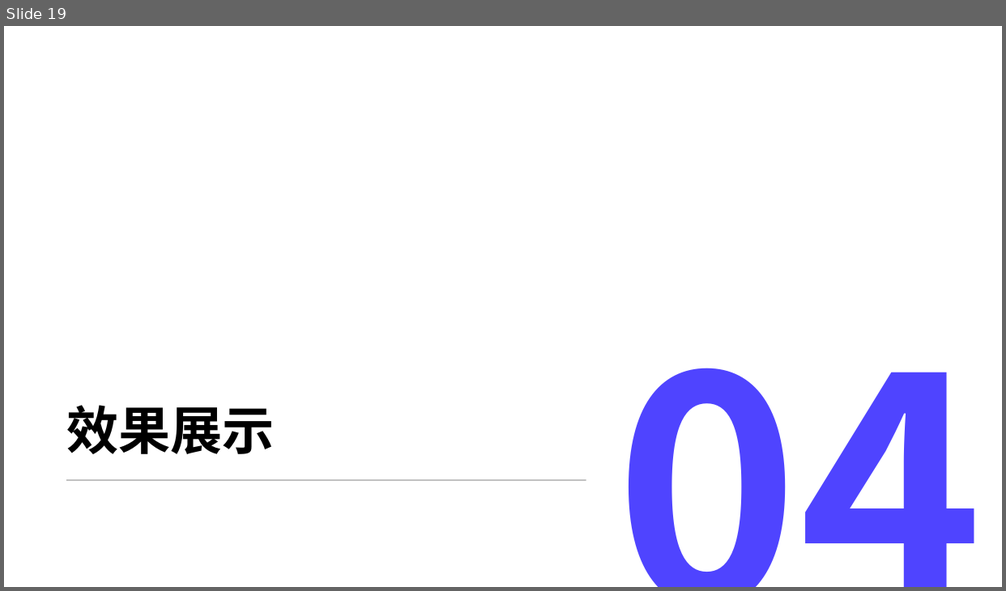
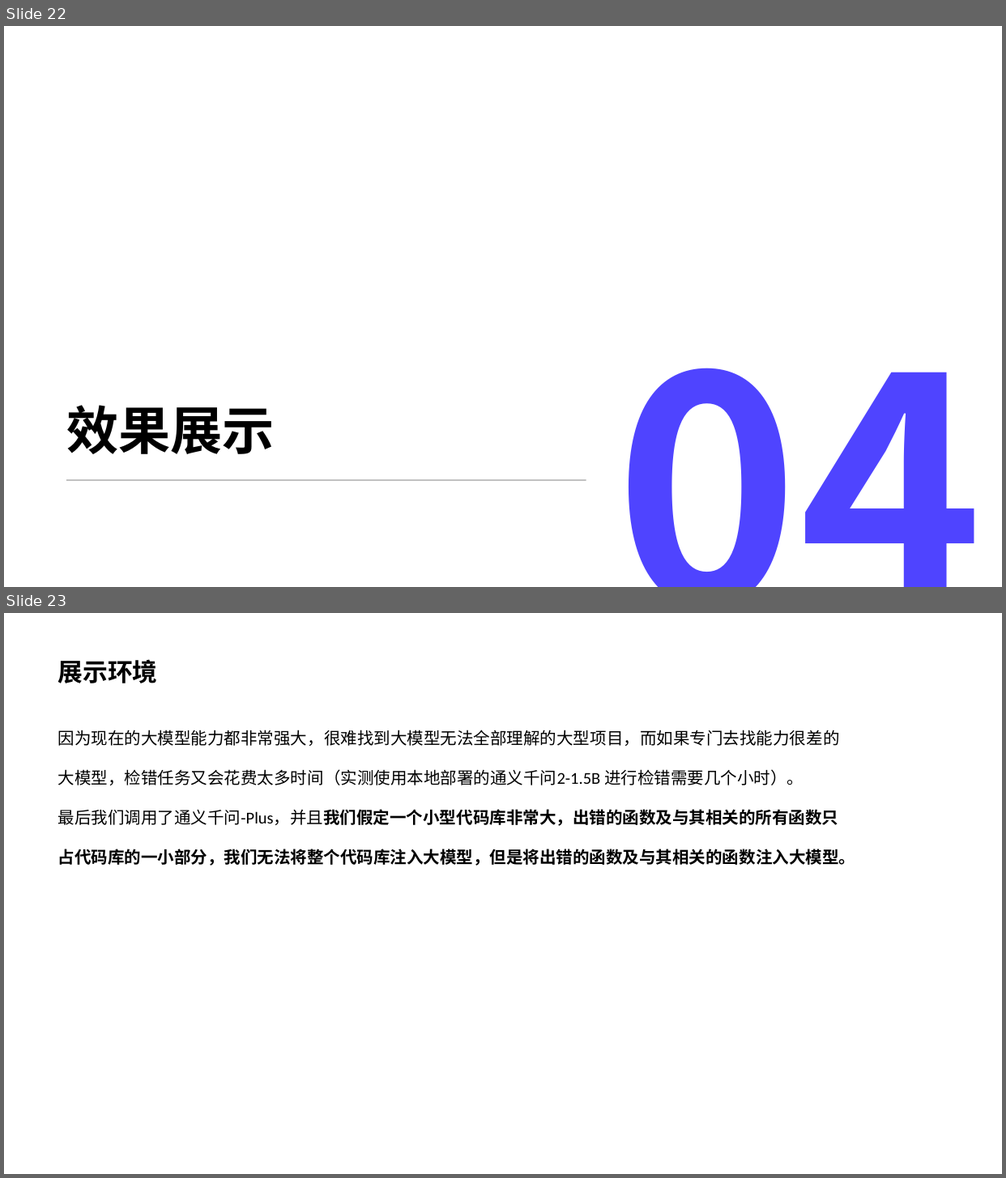
Before and after one commit to Zhenyu-Bo/Code-Assistant, a slide deck: report/LLM辅助的程序缺陷检测与修复.pptx. Shown one above the other, each under a label of ours: slide 19 before the commit, slides 22 and 23 after it. The pictures are 1006x591 and 1006x1178 pixels, drawn with LibreOffice and Linux fonts; fonts in the diff are those of the drawing; background and template pictures are left out. Boxes give left, top, right and bottom in pixels: in the first picture for what was removed or moved away, otherwise in the second. Text is boxed around its words. In the diff, an @@ line names an element or a change of style, - is before the commit and + after.

```diff
--- a/report/LLM辅助的程序缺陷检测与修复.pptx
+++ b/report/LLM辅助的程序缺陷检测与修复.pptx
@@ slide 23 added at (4, 613, 1002, 1174), background #FFFFFF @@
@@ text added at (58, 659, 158, 683), 18 pt, text #000000, bold @@
+展示环境
@@ text added at (58, 730, 856, 866), 12 pt, text #000000 @@
+因为现在的大模型能力都非常强大，很难找到大模型无法全部理解的大型项目，而如果专门去找能力很差的大模型，检错任务又会花费太多时间（实测使用本地部署的通义千问2-1.5B 进行检错需要几个小时）。
+最后我们调用了通义千问-Plus，并且我们假定一个小型代码库非常大，出错的函数及与其相关的所有函数只占代码库的一小部分，我们无法将整个代码库注入大模型，但是将出错的函数及与其相关的函数注入大模型。
@@ what was slide 19 is now slide 22 @@
```
Also in this commit, not shown: 2 slides changed, 4 other slides added.
